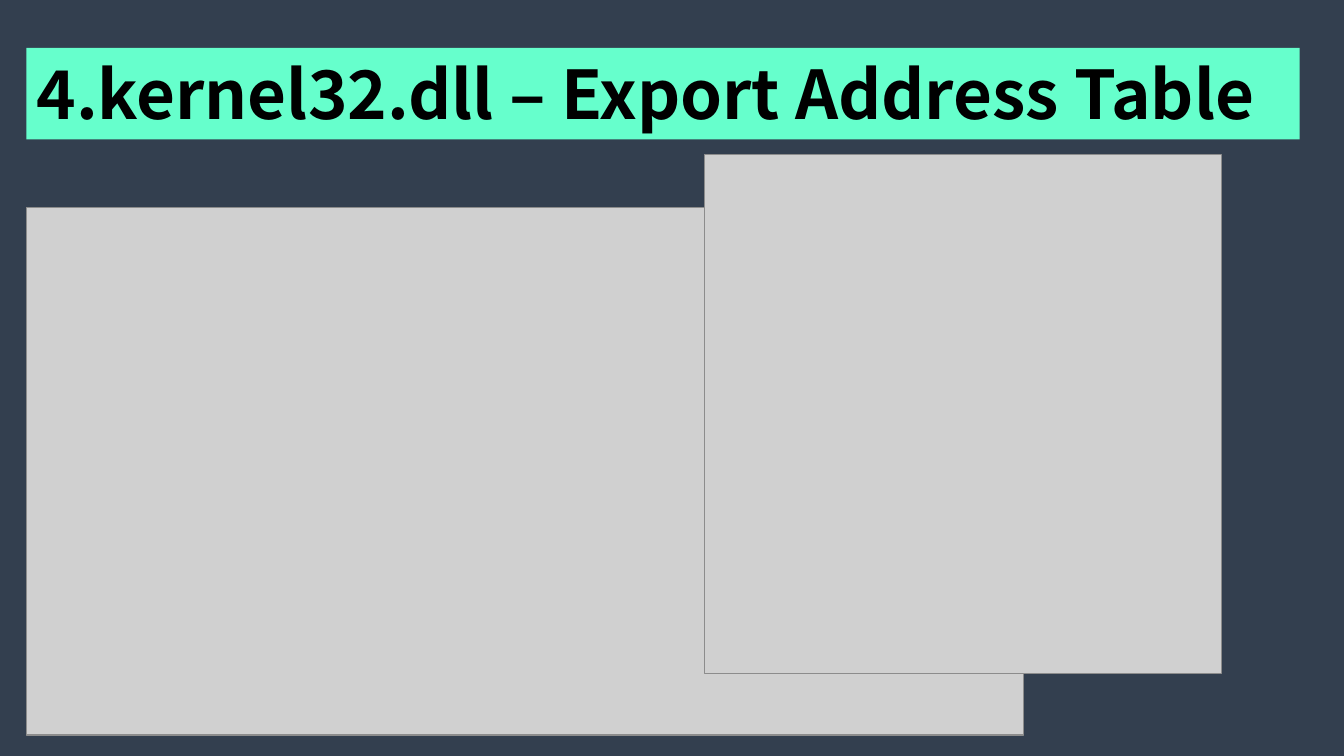
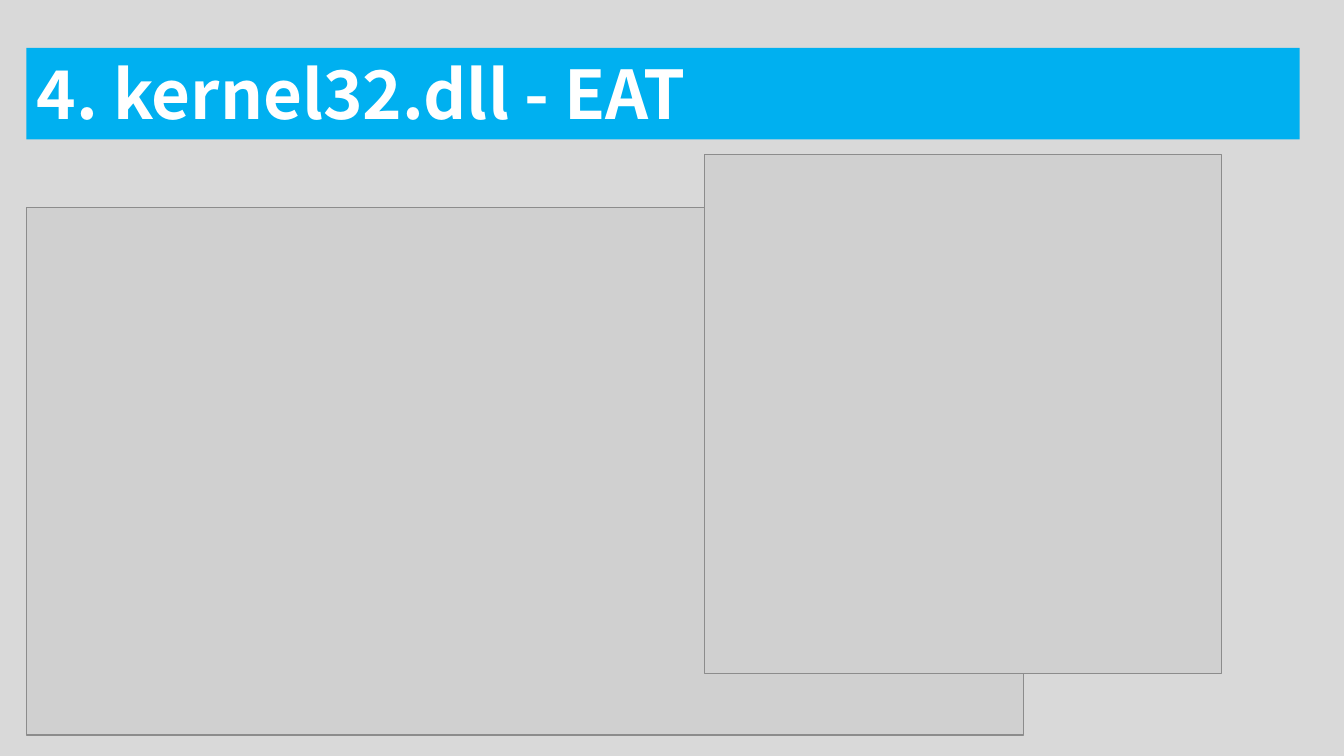
Before and after one commit to traitor0213/universal-shellcode, a slide deck: slide 23 of 123545.pptx (slide 22 before the commit). Drawn at 1344x756 pixels with LibreOffice and Linux fonts; fonts in the diff are those of the drawing; grey boxes stand for pictures. Boxes give left, top, right and bottom in pixels: in the first picture for what was removed or moved away, otherwise in the second. Text is boxed around its words. In the diff, an @@ line names an element or a change of style, - is before the commit and + after.

```diff
--- a/123545.pptx
+++ b/123545.pptx
@@ background #333F50 to #D9D9D9 @@
@@ rectangle "4. kernel32.dll - EAT" at [26,47,1300,139]: fill #66FFCC to #00B0F0 @@
@@ text in rectangle at [36,65,686,120]: text changed; text colour #000000 to #FFFFFF @@
-4.kernel32.dll – Export Address Table
+4. kernel32.dll - EAT
```
Also in this commit, not shown: 19 other slides changed, 4 slides added, 3 slides removed.
